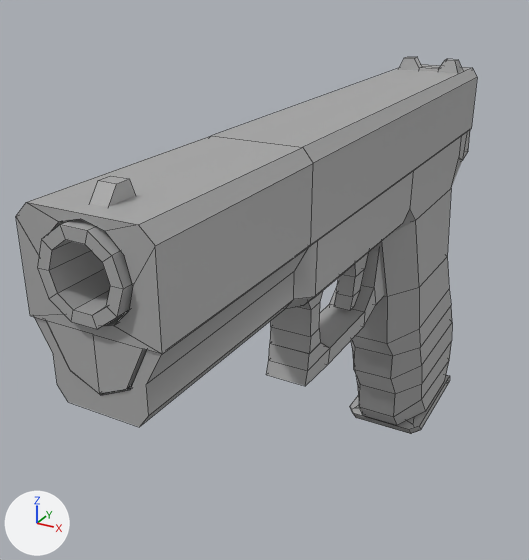
One commit to the FBX model Assets/Models/Guns/Glock/Glock17.fbx: the scene before it, then after it.
Both versions are drawn from a 50 mm lens placed at (0.0651, -0.1665, 0.0864), pointed at (-0.018, -0.0154, 0.0109). The lights are fixed; the arrows at lower left show +X, +Y and +Z. Mesh edges are drawn as thin lines. Where no turn or scale is listed for an object, it has been applied to the vertices. Vertices at the same position are counted once.

The first picture shows 'glock_handle', 'glock_magazine', 'glock_top'.
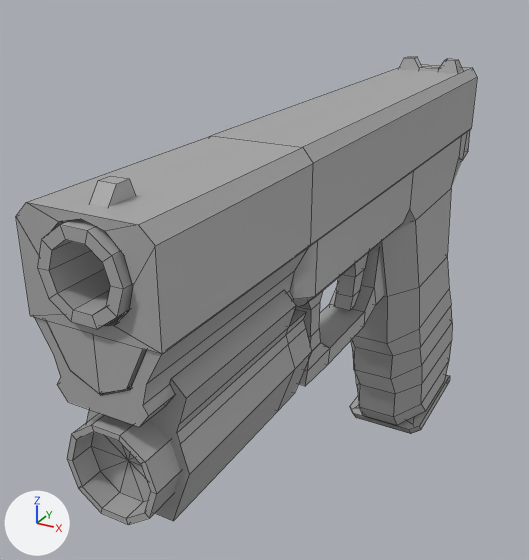
Changed parts and their boxes (x1, y1, x2, y2) in the pictures (529 x 560 px; the box of a moved part takes in the faces that stretch with it):
'flashlight', added: after (67, 290, 312, 524)
part 1 of me_mesh, moved or reshaped: (34, 242, 317, 427) in both
part 2 of me_mesh, moved or reshaped: (356, 376, 360, 405) in both
part 3 of me_mesh, moved or reshaped: (394, 342, 451, 425) in both

What the commit changed:
me_mesh has 225 vertices, 189 faces and spans x -0.012..0.012, y -0.088..0.088, z -0.046..0.046.
me_mesh is used by ob_glock_handle; location (0.0, -0.0102, -0.008).
Verts and faces of me_mesh; kept vertices keep their numbers, new ones are numbered from 225.
Before the commit, vertices of me_mesh: 72 (0.012, -0.088, 0.046) at pixel (162, 352), 73 (-0.012, -0.088, 0.046), 118 (-0.007, -0.088, 0.033) at pixel (68, 402), 119 (-0.009, -0.088, 0.035) at pixel (57, 384), 122 (0.009, -0.088, 0.035) at pixel (148, 415).
Before the commit, vertices of me_mesh: 123 (0.007, -0.088, 0.033) at pixel (139, 427), 158 (0.012, -0.039, 0.034) at pixel (315, 296), 159 (0.012, -0.039, 0.046) at pixel (317, 240), 160 (-0.012, -0.039, 0.046), 161 (-0.012, -0.039, 0.034).
Before the commit, vertices of me_mesh: 164 (0.012, -0.039, 0.04) at pixel (316, 268), 166 (-0.012, -0.039, 0.04), 170 (0.009, -0.042, 0.035) at pixel (293, 299), 173 (-0.009, -0.042, 0.035), 174 (-0.012, -0.042, 0.046).
Before the commit, vertices of me_mesh: 175 (0.012, -0.042, 0.046) at pixel (309, 245), 179 (-0.009, -0.042, 0.04), 180 (0.009, -0.042, 0.04) at pixel (294, 271), 181 (-0.009, -0.088, 0.04) at pixel (53, 354), 182 (0.009, -0.088, 0.04) at pixel (146, 384).
Before the commit, vertices of me_mesh: 183 (0.0, -0.088, 0.036) at pixel (100, 395), 184 (-0.006, -0.088, 0.039) at pixel (69, 369), 185 (0.006, -0.088, 0.039) at pixel (130, 389), 192 (-0.009, -0.088, 0.046), 196 (0.009, -0.088, 0.046).
Before the commit, vertices of me_mesh: 223 (-0.009, -0.065, 0.04), 224 (0.009, -0.065, 0.04) at pixel (231, 319).
Before the commit, vertices of me_mesh: 76 (-0.011, 0.049, -0.038) at pixel (357, 381).
Before the commit, vertices of me_mesh: 81 (0.011, 0.049, -0.038) at pixel (421, 399).
Part 1, on me_mesh:
Faces deleted: (160, 166, 161, 173, 179, 174), (158, 164, 159, 175, 180, 170), (72, 196, 185, 183, 184, 192, 73, 181, 119, 118, 123, 122, 182), (119, 181, 223, 179, 173), (122, 170, 180, 224, 182).
New vertex 225 is at (0.008, -0.088, 0.037), pixel (142, 405).
New vertex 226 is at (0.008, -0.042, 0.036), pixel (289, 290).
New vertex 227 is at (-0.008, -0.088, 0.037), pixel (60, 377).
New vertex 228 is at (-0.008, -0.042, 0.036).
New faces: (160, 166, 161, 173, 228, 179, 174), (158, 164, 159, 175, 180, 226, 170), (72, 196, 185, 183, 184, 192, 73, 181, 227, 119, 118, 123, 122, 225, 182), (119, 227, 228, 173), (180, 224, 182, 225, 226), (122, 170, 226, 225).
New faces: (179, 228, 227, 181, 223).
Part 2, on me_mesh:
Vertex 76 moves to (-0.011, 0.049, -0.04), pixel (356, 385).
Part 3, on me_mesh:
Vertex 81 moves to (0.011, 0.049, -0.04), pixel (421, 403).
Mesh me_mesh_003 is new.
It has 92 vertices, 83 faces and spans x -0.0106..0.0106, y -0.0251..0.0251, z -0.0136..0.0136.
It uses material mat_standardsurface1 (grey #aaaaaa).
Object 'flashlight' (ob_flashlight) is new; it shows me_mesh_003.
Its location is (0.0, -0.0725, 0.016).
